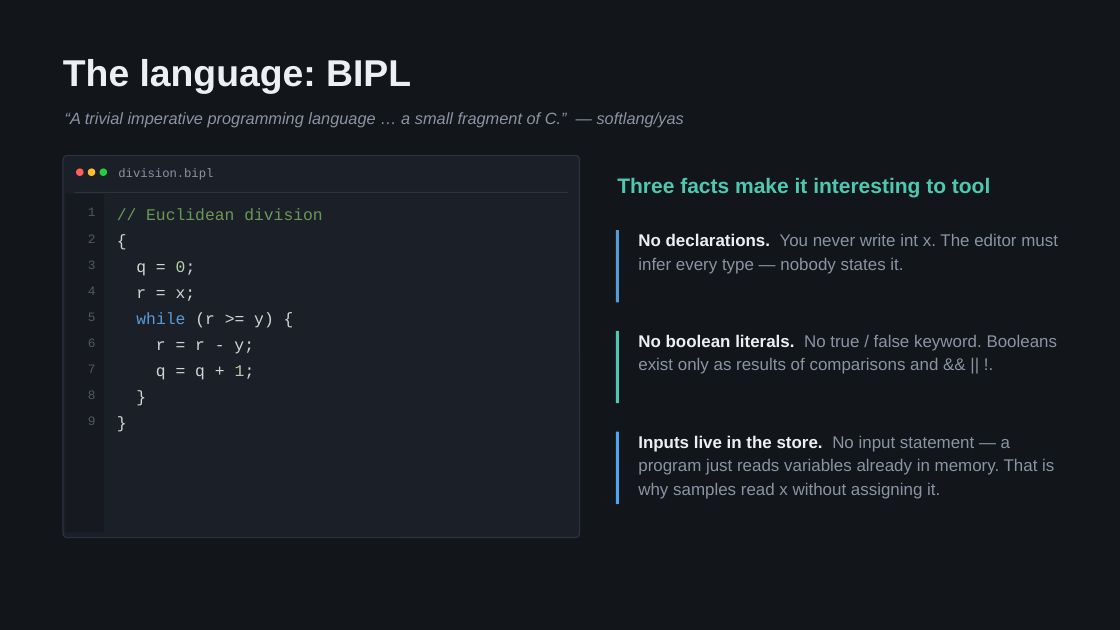
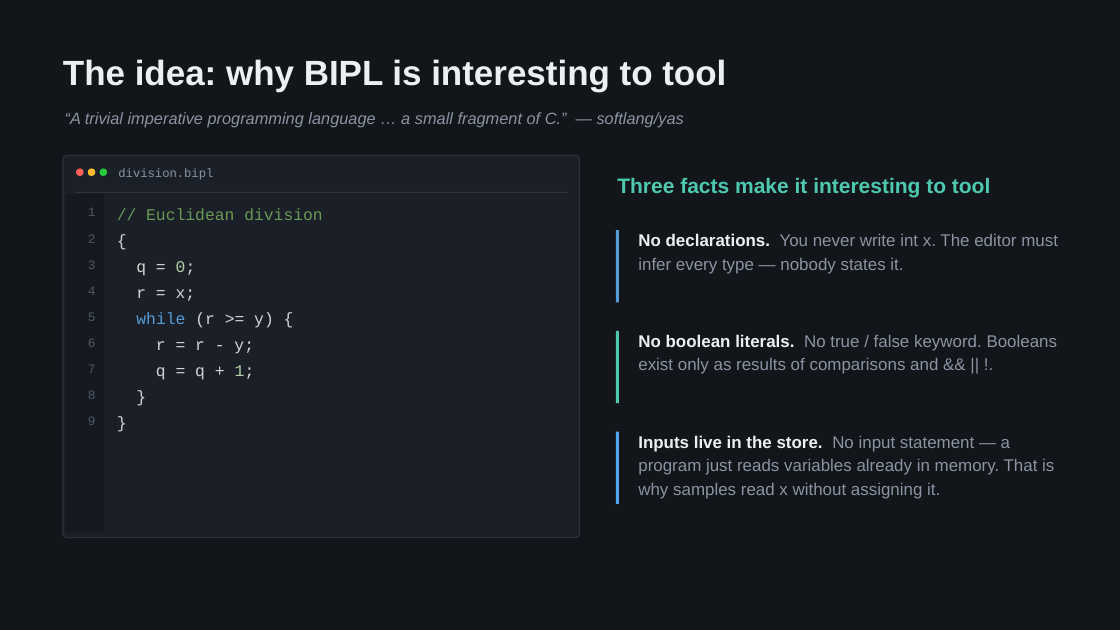
Before and after one commit to VivekanandaReddy3/sle-bipl-lsp, a slide deck: slide 4 of SLE_LSP_Vivekananda.pptx (slide 2 before the commit). Drawn at 1120x630 pixels with LibreOffice and Linux fonts; fonts in the diff are those of the drawing. Boxes give left, top, right and bottom in pixels: in the first picture for what was removed or moved away, otherwise in the second. Text is boxed around its words. In the diff, an @@ line names an element or a change of style, - is before the commit and + after.

```diff
--- a/SLE_LSP_Vivekananda.pptx
+++ b/SLE_LSP_Vivekananda.pptx
@@ text at (63, 59, 726, 92): text changed; size 32 to 30 pt @@
-The language: BIPL
+The idea: why BIPL is interesting to tool
```
Also in this commit, not shown: 5 other slides changed, 3 slides added, 2 slides removed, 2 other files.
